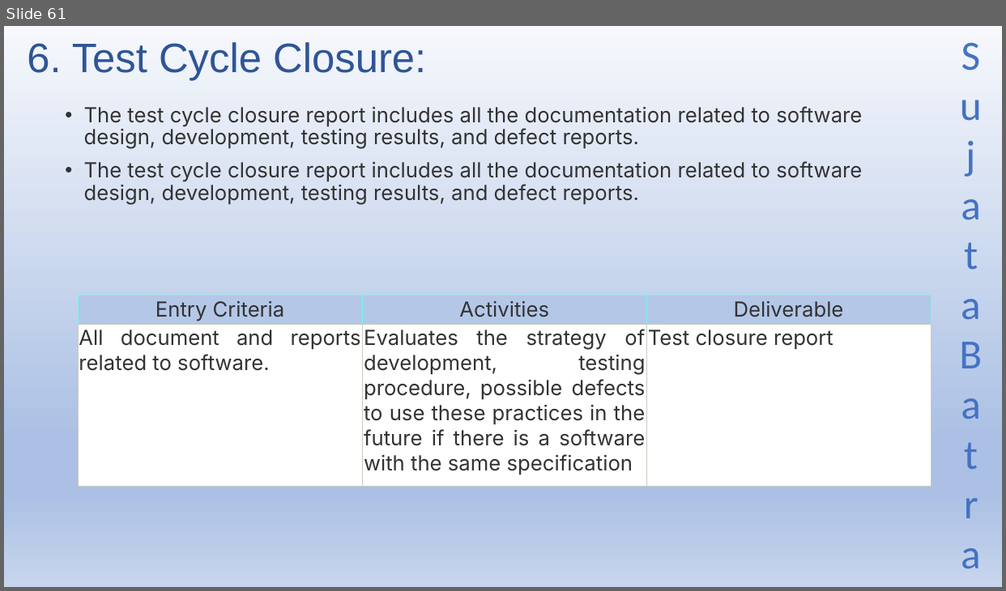
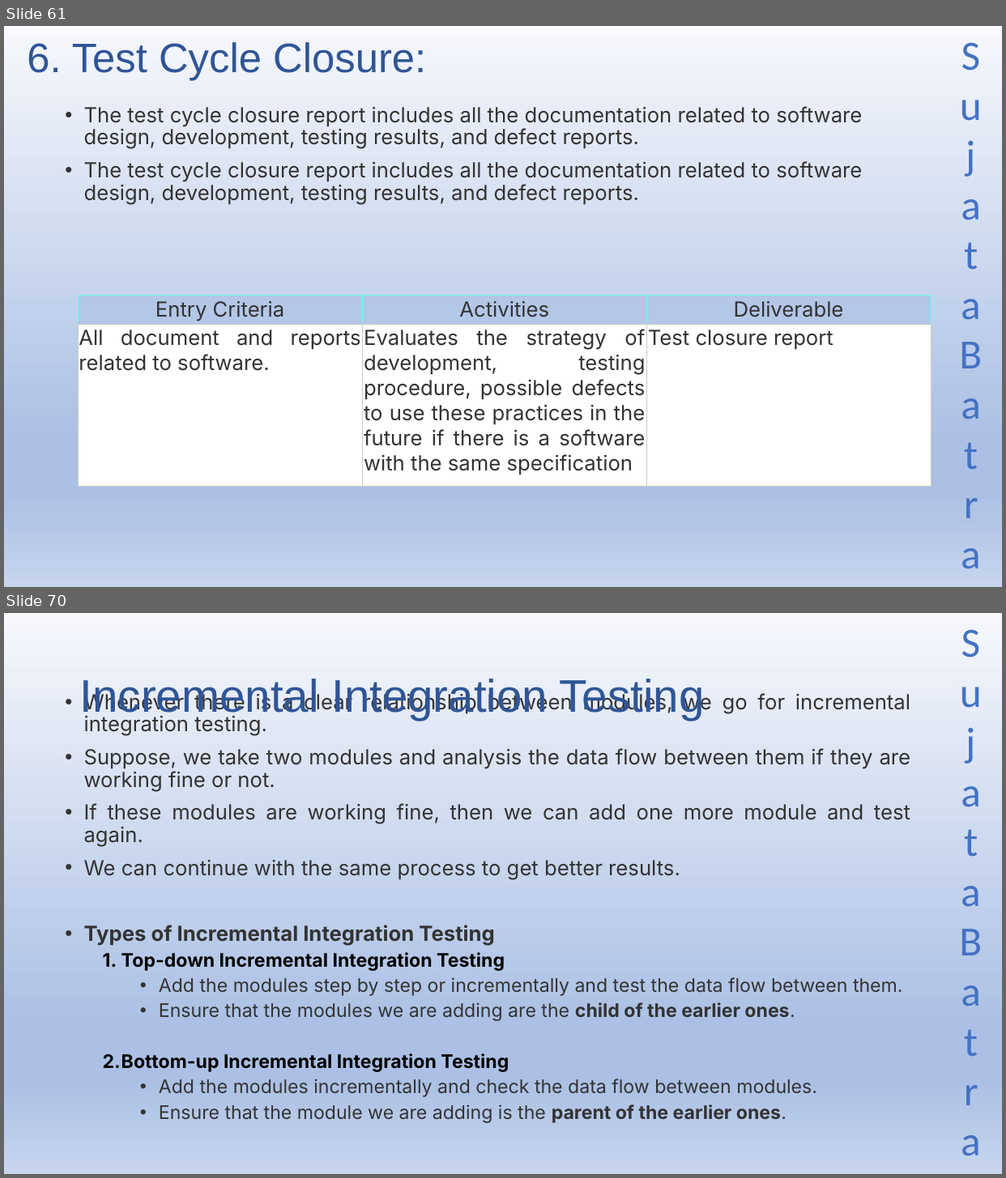
Before and after one commit to Sujatabatra/SapientNov2021QABatch, a slide deck: QA/QA Study Material.pptx. Shown one above the other, each under a label of ours: slide 61 before the commit, slides 61 and 70 after it; the slides between them are not shown. The pictures are 1006x591 and 1006x1178 pixels, drawn with LibreOffice and Linux fonts; fonts in the diff are those of the drawing. Boxes give left, top, right and bottom in pixels: in the first picture for what was removed or moved away, otherwise in the second. Text is boxed around its words. In the diff, an @@ line names an element or a change of style, - is before the commit and + after.

```diff
--- a/QA/QA Study Material.pptx
+++ b/QA/QA Study Material.pptx
@@ slide 70 added at (4, 613, 1002, 1174), background gradient #F6F8FC to #ABC0E4 to #C7D5ED; not listed: 1 template element that a slide beside it also shows @@
@@ title added at (80, 679, 705, 720), 44 pt, text #2F5597 @@
+Incremental Integration Testing
@@ text added at (84, 692, 911, 1123), 20 pt, text #333333 @@
+• Whenever there is a clear relationship between modules, we go for incremental integration testing.
+• Suppose, we take two modules and analysis the data flow between them if they are working fine or not.
+• If these modules are working fine, then we can add one more module and test again.
+• We can continue with the same process to get better results.
+• Types of Incremental Integration Testing
+  1. Top-down Incremental Integration Testing
+    • Add the modules step by step or incrementally and test the data flow between them.
+    • Ensure that the modules we are adding are the child of the earlier ones.
+  2. Bottom-up Incremental Integration Testing
+    • Add the modules incrementally and check the data flow between modules.
+    • Ensure that the module we are adding is the parent of the earlier ones.
```
Also in this commit, not shown: 14 other slides added.
